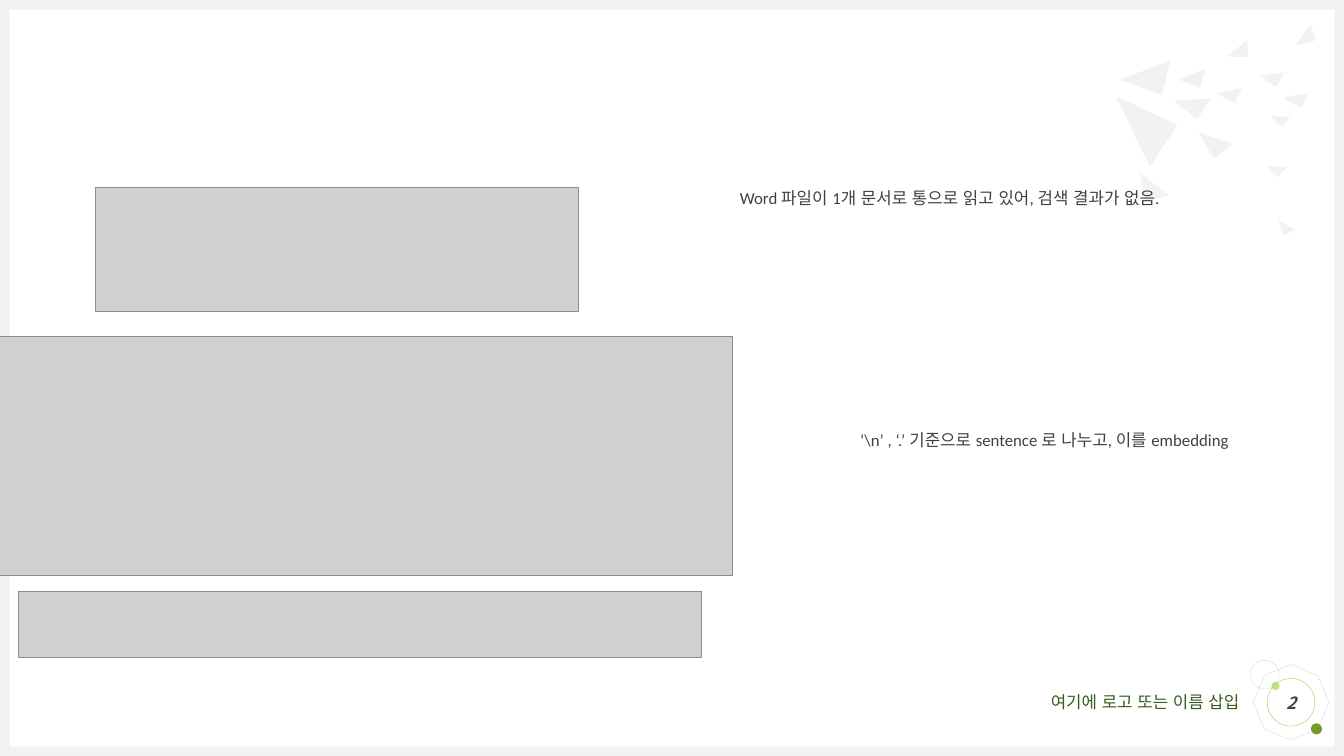
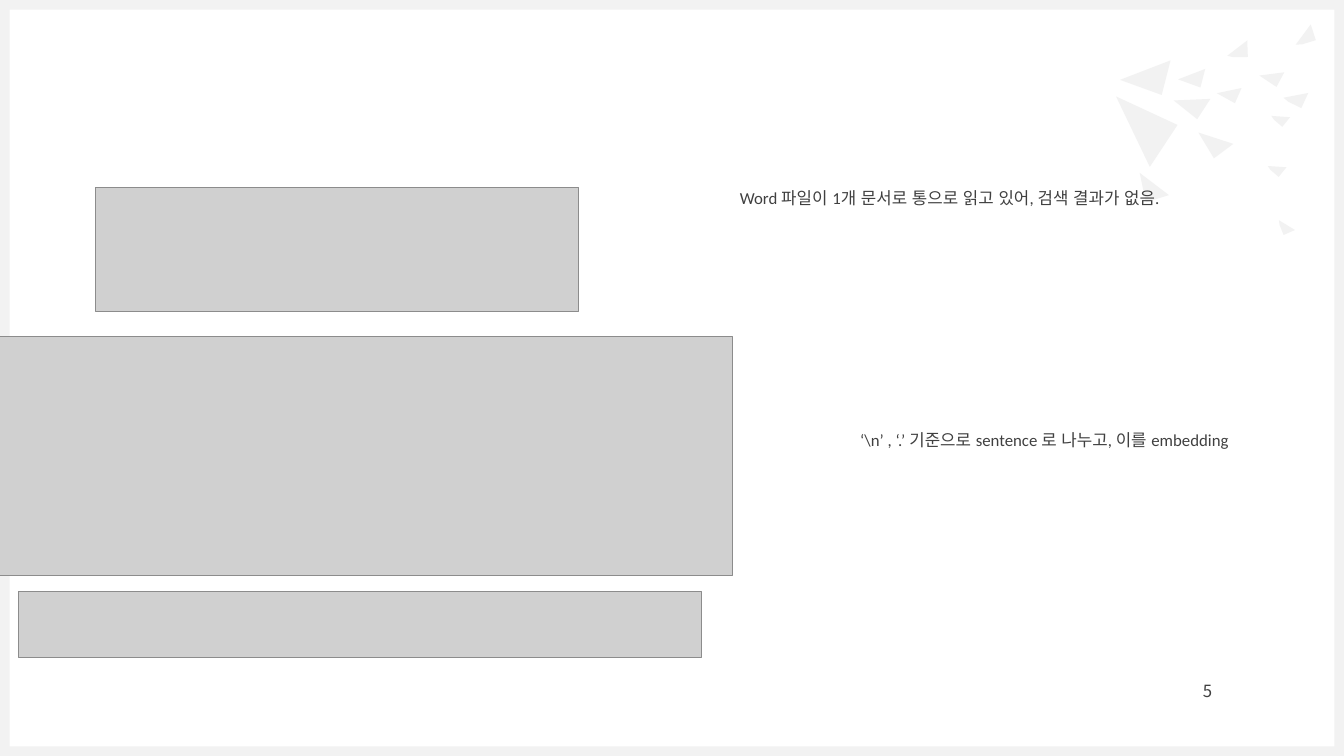
Before and after one commit to Wonchul08Lee/GenAI, a slide deck: slide 5 of Report.pptx (slide 2 before the commit). Drawn at 1344x756 pixels with LibreOffice and Linux fonts; fonts in the diff are those of the drawing; grey boxes stand for pictures. Boxes give left, top, right and bottom in pixels: in the first picture for what was removed or moved away, otherwise in the second. Text is boxed around its words. In the diff, an @@ line names an element or a change of style, - is before the commit and + after.

```diff
--- a/Report.pptx
+++ b/Report.pptx
@@ octagon removed at (1246, 657, 1337, 748) @@
@@ page number: place and size @@
-page number at (1267, 679, 1315, 726)
+page number at (1182, 667, 1229, 715)
@@ page number at (1182, 667, 1229, 715): outline #9ACB39 0.25 pt to none @@
@@ page number at (1203, 684, 1212, 697): text changed; bold off; italic off @@
-2
+5
@@ ellipse removed at (1250, 660, 1278, 689) @@
@@ ellipse removed at (1271, 682, 1279, 690) @@
@@ text removed at (1051, 694, 1239, 710) @@
-여기에 로고 또는 이름 삽입
@@ ellipse removed at (1312, 724, 1323, 735) @@
```
Also in this commit, not shown: 7 other slides changed, 4 slides added, 1 slide removed.
